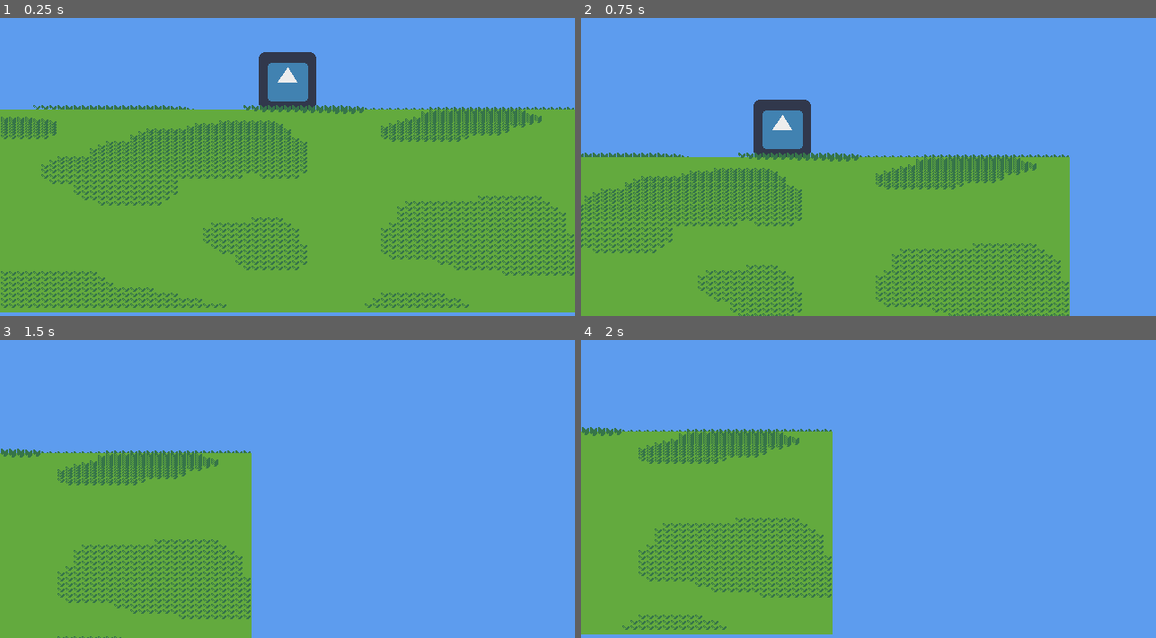
Above: before the commit, frames 1-4 (two rows, left to right).
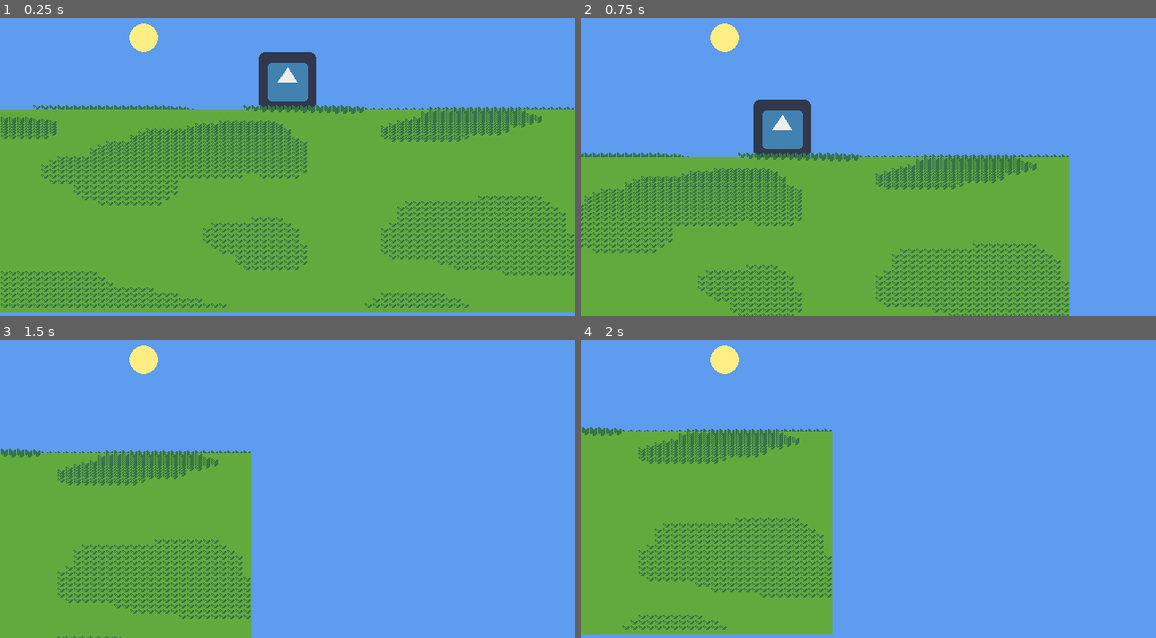
Above: after the commit, the same moments.

Repository: fitafunsoftware/project-fff
Game: Godot game, scene res://scenes/world.tscn
Same seed, same stepped clock (60 frames per second), same inputs: the game is played once before the commit and once after it. This scene is started directly instead of the project's main scene. The engine's default icon, where the game draws it, is replaced by a stand-in: a white triangle on a blue panel in a dark square.
Inputs:
- Up to frame 1 (0.25 s): no input
- Up to frame 2 (0.75 s): tap Enter (start) at 0.5 s; hold D (dpright) from 0.53 s (still down); tap K (a) at 0.6 s
- Up to frame 3 (1.5 s): release D (dpright) at 1.28 s; hold Backspace (back) from 1.28 s (still down); tap K (a) at 1.35 s
- Up to frame 4 (2 s): keep holding Backspace (back)

The runs differ from the first frame. In frame 1, 0.4% of the frame differs, in the area x 22-28%, y 1-12%; in frame 2, 0.4%; in frame 3, 0.4%; in frame 4, 0.4%.
Error after the commit: Invalid access to property or key 'PIXEL_SIZE' on a base object of type 'Dictionary'. (res://autoloads/global_params.gd:15)

Commit message:
Added ParallaxSprite3D node.

Diff:
--- a/scenes/world.tscn
+++ b/scenes/world.tscn
@@ -9,6 +9,8 @@
 [ext_resource type="Script" path="res://utilities/grass/grass_generator.gd" id="4_varia"]
 [ext_resource type="Texture2D" uid="uid://btk5a1rwtajxh" path="res://assets/art/grass.png" id="5_8nxoq"]
 [ext_resource type="Texture2D" uid="uid://btk4a6v03e14q" path="res://assets/art/bitmap.png" id="6_csct1"]
+[ext_resource type="Texture2D" uid="uid://cfegoofxh6aji" path="res://assets/art/sun.png" id="8_30ww1"]
+[ext_resource type="Script" path="res://utilities/sprite_3d/parallax_sprite_3d.gd" id="9_k2mbj"]
 [ext_resource type="Script" path="res://utilities/sprite_3d/vertical_sprite_3d.gd" id="10_enjwq"]
 
 [sub_resource type="BoxShape3D" id="5"]
@@ -70,6 +72,11 @@
 size = 6.4
 far = 30.0
 
+[node name="ParallaxSprite3D" type="Sprite3D" parent="Camera3D"]
+transform = Transform3D(1, 0, 0, 0, 1, 0, 0, 0, 1, -1.6, 1.3, -5)
+texture = ExtResource("8_30ww1")
+script = ExtResource("9_k2mbj")
+
 [node name="VerticalSprite3D" type="Sprite3D" parent="."]
 material_override = SubResource("ShaderMaterial_gaciq")
 offset = Vector2(0, 32)
--- /dev/null
+++ b/utilities/sprite_3d/parallax_sprite_3d.gd
@@ -0,0 +1,22 @@
+extends Sprite3D
+class_name ParallaxSprite3D
+
+@export var x_scale : float = 0.0
+@export var y_scale : float = 0.0
+@export var z_scale : float = 0.0
+
+var PIXEL_SIZE : float = GlobalParams.get_global_param("PIXEL_SIZE")
+@onready var _prev_position : Vector3 = global_position
+var _left_over := Vector3.ZERO
+
+
+func _process(_delta):
+	var displacement : Vector3 = _prev_position - global_position
+	var scaled_displacement : Vector3 = displacement * Vector3(x_scale, y_scale, z_scale)
+	var total_displacement : Vector3 = scaled_displacement + _left_over
+	var snapped_displacement : Vector3 = snapped(total_displacement, Vector3(PIXEL_SIZE, PIXEL_SIZE, PIXEL_SIZE))
+
+	position += Vector3(snapped_displacement.x, snapped_displacement.y + snapped_displacement.z, 0.0)
+
+	_prev_position = global_position
+	_left_over = total_displacement - snapped_displacement
Binary file added: assets/art/sun.png
Not shown: 1 places in scenes/world.tscn that only renumber resources
